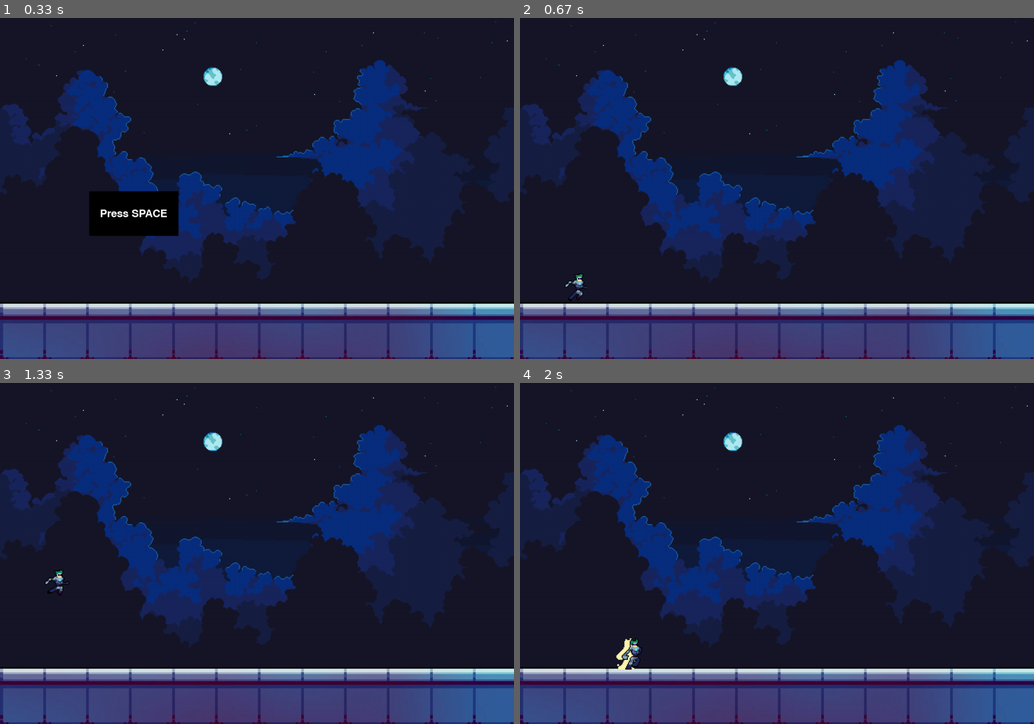
Above: before the commit, frames 1-4 (two rows, left to right).
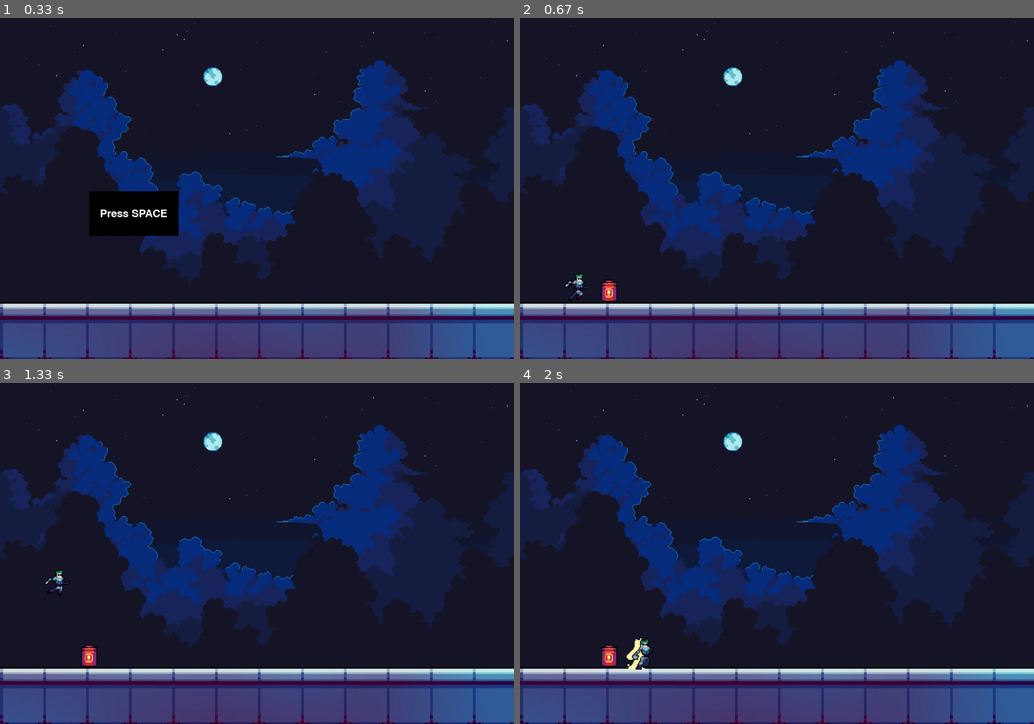
Above: after the commit, the same moments.

Repository: udaychhina/pygame_project
Game: pygame game, started from cyberpunk.py
The game is run twice, just before and just after one commit, with the same random seed, the same clock (stepped at 60 frames per second) and the same inputs.
Inputs:
- Up to frame 1 (0.33 s): no input
- Up to frame 2 (0.67 s): tap Space at 0.33 s
- Up to frame 3 (1.33 s): hold D 0.67-1.13 s; tap Space at 0.73, 1.03, 1.23 s; hold W from 1.17 s (still down)
- Up to frame 4 (2 s): release W at 1.47 s; hold D 1.5-1.97 s; tap Space at 1.57, 1.87 s

Frame 1 is identical in both runs. In frame 2, 0.2% of the frame differs, in the area x 15-19%, y 76-84%; in frame 3, 0.2%; in frame 4, 0.6%, in the area x 15-26%, y 74-85%.

Commit message:
fixed gitignore

Diff:
--- /dev/null
+++ b/components/barrel.py
@@ -0,0 +1,9 @@
+import pygame
+
+class Barrel(pygame.sprite.Sprite):
+    def __init__(self):
+        super().__init__()
+        barrel = pygame.image.load('graphics/obstacles/barrel.png').convert_alpha()
+        barrel = pygame.transform.scale(barrel, (barrel.get_width()*2, barrel.get_height()*2))
+        self.image = barrel
+        self.rect = self.image.get_rect(midbottom=(200, 648))
--- a/screens/base_screen.py
+++ b/screens/base_screen.py
@@ -44,24 +44,3 @@
 
                 # Call the manage_event method
                 self.manage_event(event)
-
-    @property
-    def rect(self):
-        """Useful property to check for boundaries and dimensions"""
-
-        return self.window.get_rect()
-
-    def draw(self):
-        """Child classes should override this method"""
-
-        print("You should override the DRAW method in your class...")
-
-    def update(self):
-        """Child classes should override this method"""
-
-        print("You should override the UPDATE method in your class...")
-
-    def manage_event(self, event):
-        """Child classes should override this method"""
-
-        print("You should override the MANAGE_EVENT method in your class...")
--- a/screens/game.py
+++ b/screens/game.py
@@ -3,6 +3,7 @@
 from .base_screen import BaseScreen
 
 from components.player import Player
+from components.barrel import Barrel
 from components.text_box import TextBox
 
 
@@ -12,15 +13,18 @@
 
         # Create the paddle
         self.player = Player()
+        self.barrel = Barrel()
+        self.player.x = 100
 
+        self.character = pygame.sprite.GroupSingle()
+        self.character.add(self.player)
 
         self.sprites = pygame.sprite.Group()
-        self.sprites.add(self.player)
+        self.sprites.add(self.barrel)
         # self.sprites.add(self.ball)
 
     def update(self):
-        self.sprites.draw(self.window)
-        self.player.update()
+        self.character.update()
 
 
     def draw(self):
@@ -31,6 +35,7 @@
         self.window.blit(self.sky, (0, 0))
         self.window.blit(self.ground, (0, self.sky.get_height()))
 
+        self.character.draw(self.window)
         self.sprites.draw(self.window)
 
     def manage_event(self, event):
@@ -39,5 +44,5 @@
                 self.next_screen = "welcome"
 
         if event.type == pygame.KEYDOWN:
-            if event.key == pygame.K_SPACE:
-                self.player.update()
+            if event.key == pygame.K_w:
+                self.character.update()
